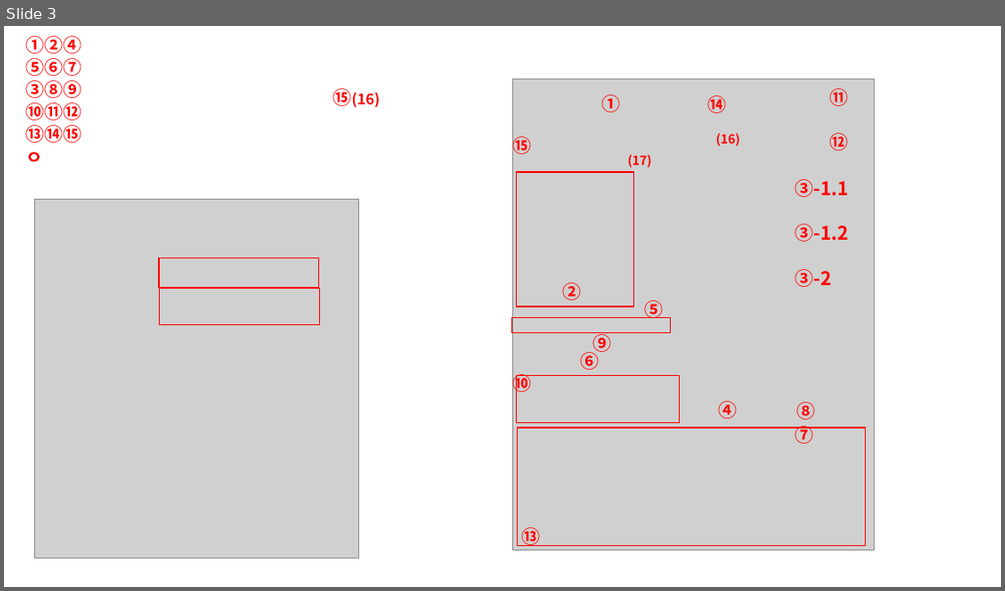
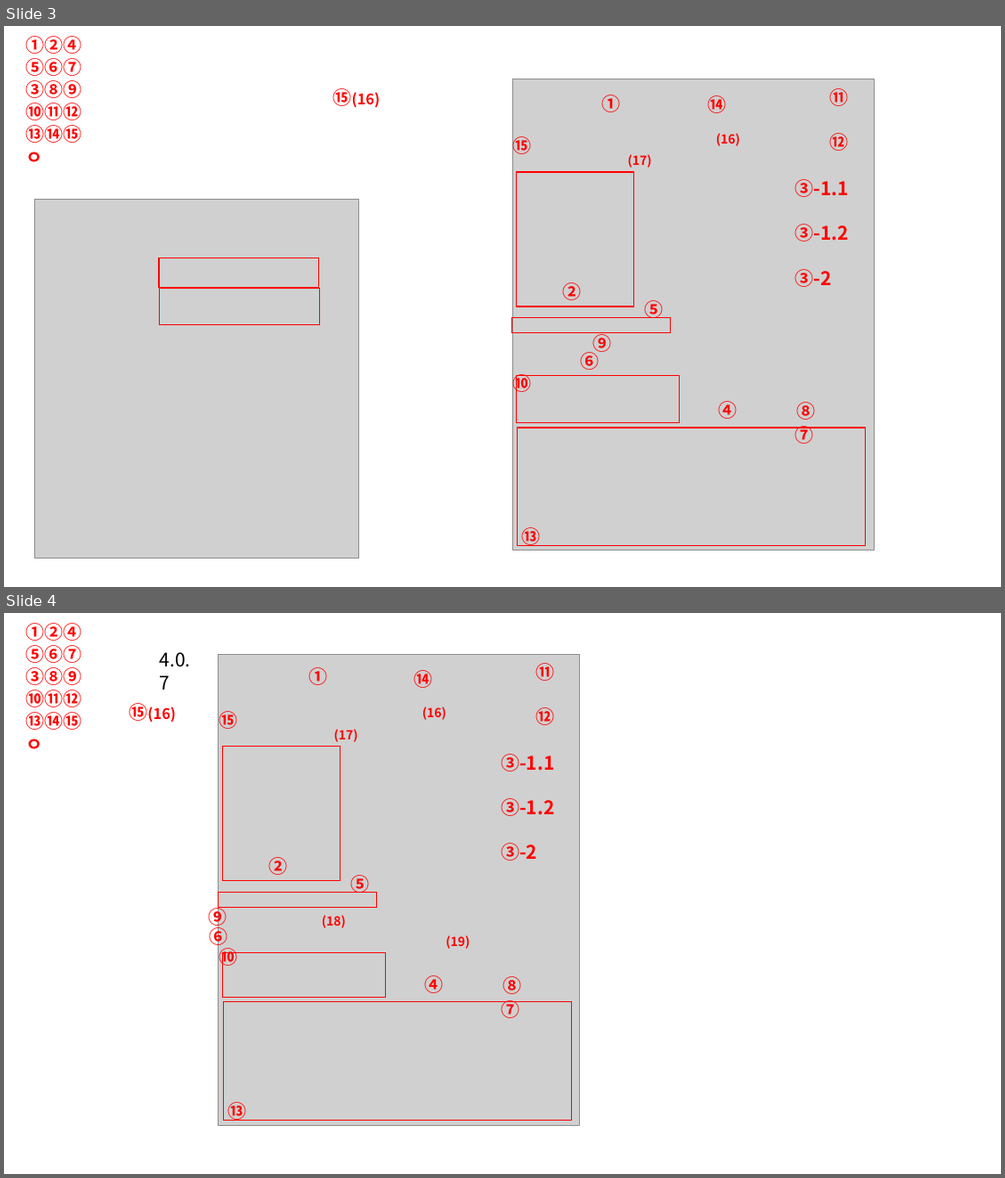
Before and after one commit to ezdiatech/OpenDoc, a slide deck: AnalysisSW/01.Manual/사용한ppt/analy메뉴.pptx. Shown one above the other, each under a label of ours: slide 3 before the commit, slides 3 and 4 after it. The pictures are 1005x591 and 1005x1178 pixels, drawn with LibreOffice and Linux fonts; fonts in the diff are those of the drawing; grey boxes stand for pictures. Boxes give left, top, right and bottom in pixels: in the first picture for what was removed or moved away, otherwise in the second. Text is boxed around its words. In the diff, an @@ line names an element or a change of style, - is before the commit and + after.

```diff
--- a/AnalysisSW/01.Manual/사용한ppt/analy메뉴.pptx
+++ b/AnalysisSW/01.Manual/사용한ppt/analy메뉴.pptx
@@ slide 4 added at (4,613,1001,1174), background #FFFFFF @@
@@ text added at (19,617,94,761), 18 pt, text #FF0000, bold @@
+①②④⑤⑥⑦③⑧⑨⑩⑪⑫⑬⑭⑮ㅇ
@@ text added at (160,652,191,690), 18 pt, text #000000 @@
+4.0.7
@@ picture added at (218,654,579,1126) @@
@@ text added at (536,663,555,681), 18 pt, text #FF0000, bold @@
+⑪
@@ text added at (309,667,328,685), 18 pt, text #FF0000, bold @@
+①
@@ text added at (413,670,432,688), 18 pt, text #FF0000, bold @@
+⑭
@@ text added at (129,703,176,722), 14 pt, text #FF0000, bold @@
+⑮(16)
@@ text added at (219,711,238,729), 18 pt, text #FF0000, bold @@
+⑮
@@ text added at (422,706,446,720), 12 pt, text #FF0000, bold @@
+(16)
@@ text added at (536,707,555,725), 18 pt, text #FF0000, bold @@
+⑫
@@ text added at (334,729,358,742), 12 pt, text #FF0000, bold @@
+(17)
@@ rectangle added at (222,747,340,881), outline #FF0000 1 pt @@
@@ text added at (501,754,554,1018), 18 pt, text #FF0000, bold @@
+③-1.1
+③-1.2
+③-2
+⑦
@@ text added at (268,857,287,875), 18 pt, text #FF0000, bold @@
+②
@@ text added at (351,875,370,892), 18 pt, text #FF0000, bold @@
+⑤
@@ text added at (208,906,226,929), 18 pt, text #FF0000, bold @@
+⑨
@@ rectangle added at (218,892,376,907), outline #FF0000 1 pt @@
@@ text added at (210,925,228,949), 18 pt, text #FF0000, bold @@
+⑥
@@ text added at (322,915,346,928), 12 pt, text #FF0000, bold @@
+(18)
@@ text added at (219,948,238,969), 18 pt, text #FF0000, bold @@
+⑩
@@ rectangle added at (222,952,386,997), outline #FF0000 1 pt @@
@@ text added at (445,935,469,949), 12 pt, text #FF0000, bold @@
+(19)
@@ text added at (425,975,444,993), 18 pt, text #FF0000, bold @@
+④
@@ text added at (503,976,522,994), 18 pt, text #FF0000, bold @@
+⑧
@@ rectangle added at (224,1002,572,1120), outline #FF0000 1 pt @@
@@ text added at (228,1102,247,1120), 18 pt, text #FF0000, bold @@
+⑬
```
Also in this commit, not shown: 2 other slides added, 1 other file.
